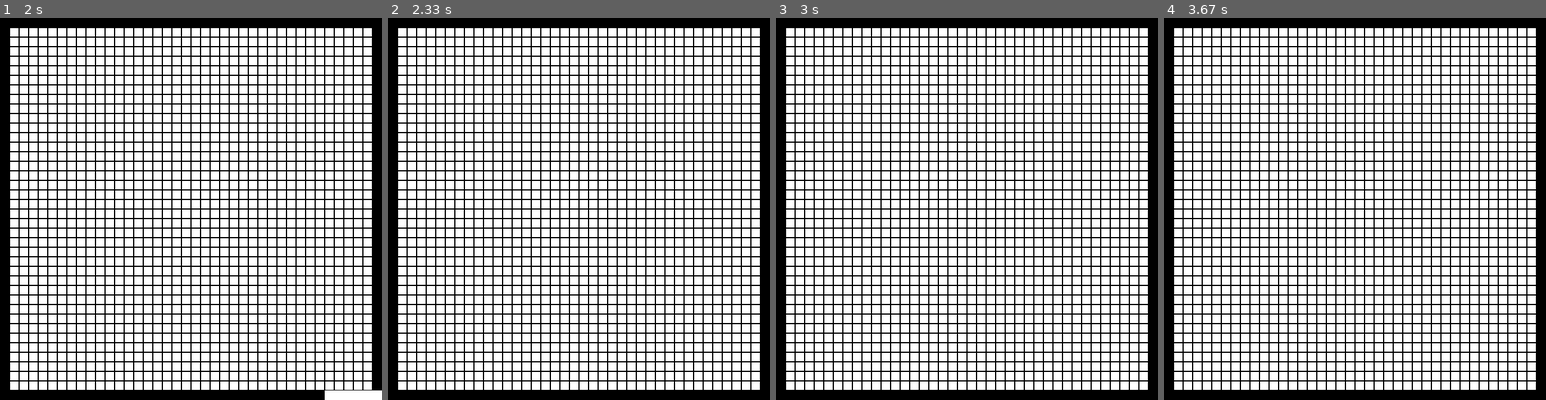
Above: before the commit, frames 1-4 (left to right).
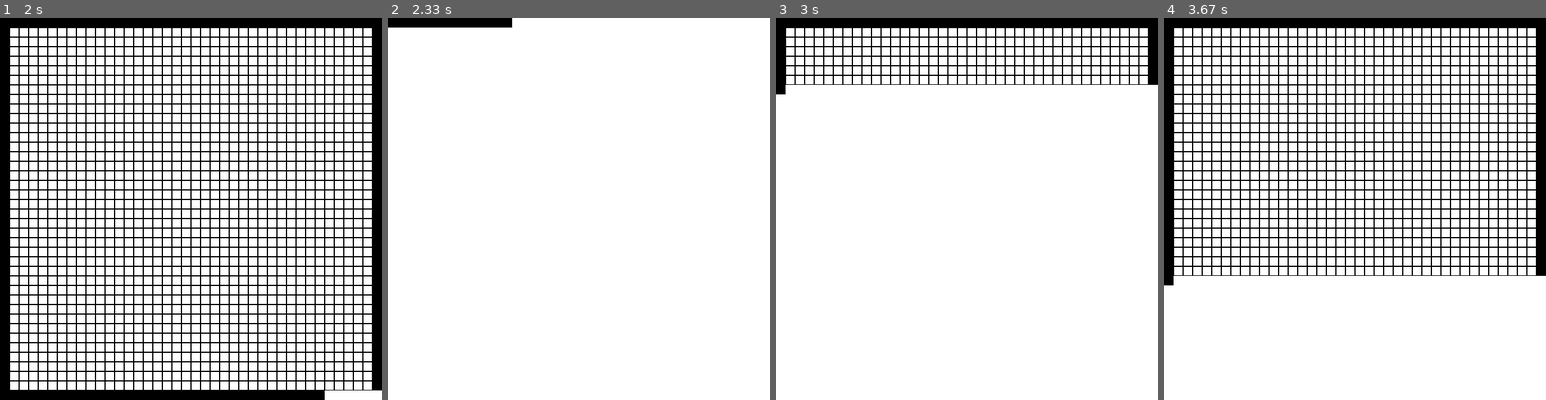
Above: after the commit, the same moments.

Repository: DavNat21/Pygame-Path-Finding-Visualization-
Game: pygame game, started from A_star.py
Same seed, same stepped clock (60 frames per second), same inputs: the game is played once before the commit and once after it.
Inputs:
- Up to frame 1 (2 s): hold M from 1.83 s (still down)
- Up to frame 2 (2.33 s): release M at 2.3 s
- Up to frame 3 (3 s): no input
- Up to frame 4 (3.67 s): no input

Frame 1 is identical in both runs. In frame 2, 30% of the frame differs, in the area x 0-100%, y 0-100%; in frame 3, 24%; in frame 4, 11%.

Commit message:
Added a random maze method

Diff:
--- a/A_star.py
+++ b/A_star.py
@@ -143,6 +143,19 @@
 
     return map,start,goal
 
+def random_maze(screen,width, num):
+
+    map,start,goal = make_map(screen,width,num)
+
+    for i in range(1,num-1):
+        for j in range(1,num-1):
+            p = np.random.rand()
+            if p < 0.2:
+                map[i,j].make_wall()
+
+    return map,start,goal
+
+
 class PriorityQueue():
     """implemento una priority queue utilizzando il modulo heapq di python.
         Inizializzo una lista vuota e definisco i due metodi push e pop"""
@@ -283,6 +296,9 @@
 
                     map,start,goal = make_map(screen,width,num)
 
+                elif event.key == pg.K_m:
+                    map,start,goal = random_maze(screen,width,num)
+
 
             if pg.mouse.get_pressed()[0]:
 
